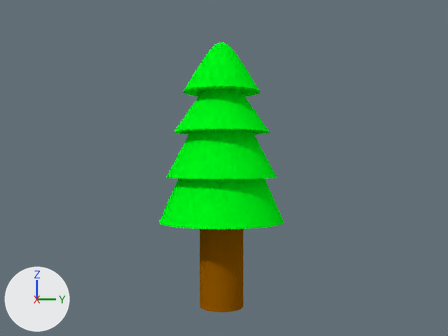
Before and after pictures for a commit that changed the Blender file mesh/キャラクター/風景.blend.
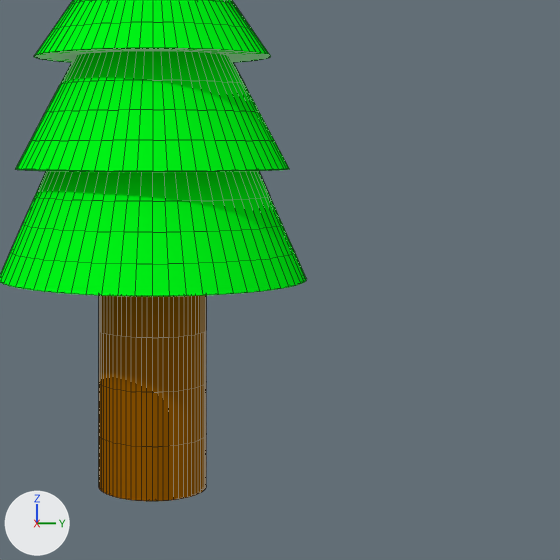
Each version appears first from the file's camera 'Camera', and next in a close-up on the part from 36% to 86% of the width and 33% to 100% of the height. The lights are fixed; the arrows at lower left show +X, +Y and +Z. The close-ups show mesh edges as thin lines.
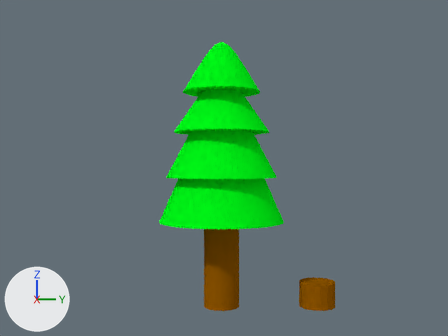
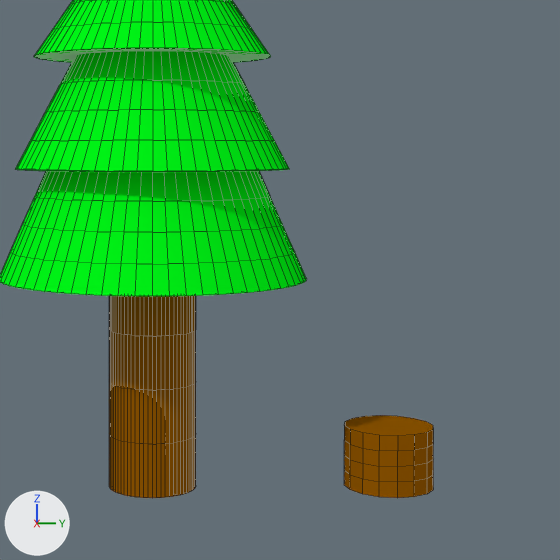
Where the change shows, as pixel boxes (x1, y1, x2, y2) in the close-ups (560 x 560 px; the box of a moved part takes in the faces that stretch with it):
'Cone', reshaped
    before: (0, 0, 307, 501)
    after: (0, 0, 307, 498)
'grass', added (brown)
    after: (344, 415, 433, 498)
part 1 of me_cone, moved or reshaped
    before: (99, 295, 206, 501)
    after: (109, 296, 196, 498)

Patch to the scene script:
```diff
--- a/mesh/キャラクター/風景.blend.py
+++ b/mesh/キャラクター/風景.blend.py
@@ mat_wood_001 @@
+mat_wood_001 = diffuse_material('wood.001')
+mat_wood_001.base_color = (0.3, 0.1, 0.0)  # brown #955900
@@ me_cone @@
 me_cone.from_pydata(...)  # 160 vertices, 146 faces; spans x -0.083..0.083, y -0.083..0.083, z -0.227..0.12
 # used by ob_cone; location = (0.0, 0.0, 0.2273)
+# me_cone part 1: all 32 vertices in x -0.029..0.029, y -0.029..0.029, z -0.227..-0.117 are scaled about their middle by (0.803, 0.803, 1)
 me_cone.materials.append(mat_wood)
@@ me_cone_001 @@
+me_cone_001.from_pydata(...)  # 80 vertices, 66 faces; spans x -0.0234..0.0234, y -0.0234..0.0234, z 0.0..0.0317
+me_cone_001.materials.append(mat_wood_001)  # brown #955900
@@ ob_grass @@
+ob_grass = bpy.data.objects.new('grass', me_cone_001)
+ob_grass.location = (0.0, 0.1249, 0.0)
```
